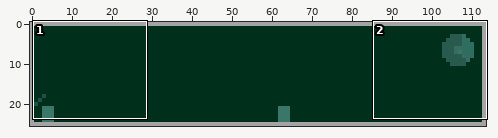
Pixel-art file, stored at public/assets/menu_assets/main_menu/buttons/appraiserButton(1).aseprite. Above: a wide view before the commit, with the close-up outlined.
Close-up. Before the commit:
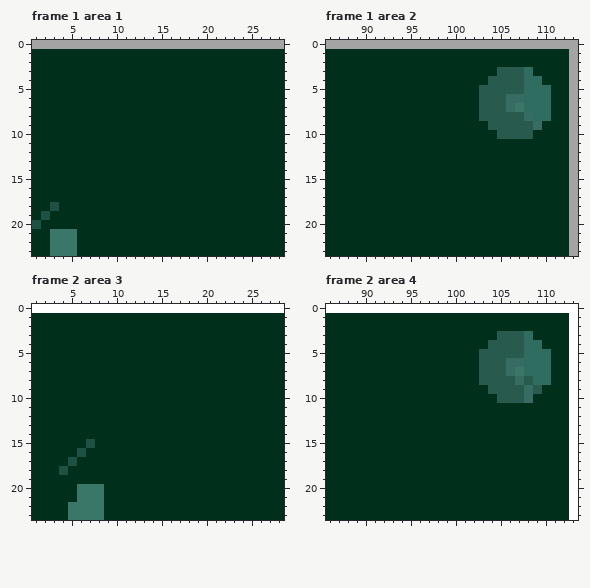
114x26 pixels, 14 frames. Colours within 5 levels of each other are drawn and written as one. Shown: frame 1 area 1: x 1..28, y 0..23; frame 1 area 2: x 86..113, y 0..23; frame 2 area 3: x 1..28, y 0..23; frame 2 area 4: x 86..113, y 0..23. The commit also changed other frames or places, which this record leaves out.
The result:
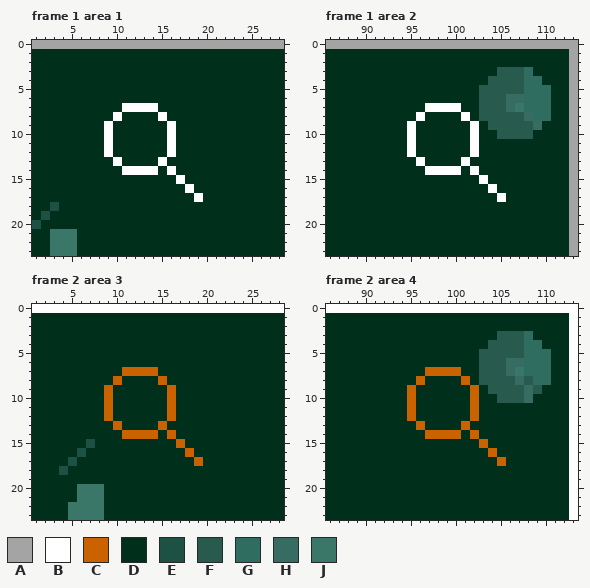
Palette (. is transparent): A #a4a4a4  B #ffffff  C #cb6200  D #002f1c  E #1c5143  F #285b4e  G #2f6d61  H #376c62  J #3b7768
From old to new:
layer "Hover Icon" added
Frame 1 area 1, layer "Hover Icon":
Colour B replaces colour D in row 7 at x 11 to 14; in row 8 at x 10 and 15; in rows 9 to 12 at x 9 and 16; in row 13 at x 10 and 15; in row 14 at x 11 to 14 and 16; in row 15 at x 17.
Colour B replaces colour D in row 16 at x 18; in row 17 at x 19.
Frame 1 area 2, layer "Hover Icon":
Colour B replaces colour D in row 7 at x 97 to 100; in row 8 at x 96 and 101; in rows 9 to 12 at x 95 and 102; in row 13 at x 96 and 101; in row 14 at x 97 to 100 and 102; in row 15 at x 103.
Colour B replaces colour D in row 16 at x 104; in row 17 at x 105.
Frame 2 area 3, layer "Hover Icon":
Colour C replaces colour D in row 7 at x 11 to 14; in row 8 at x 10 and 15; in rows 9 to 12 at x 9 and 16; in row 13 at x 10 and 15; in row 14 at x 11 to 14 and 16; in row 15 at x 17.
Colour C replaces colour D in row 16 at x 18; in row 17 at x 19.
Frame 2 area 4, layer "Hover Icon":
Colour C replaces colour D in row 7 at x 97 to 100; in row 8 at x 96 and 101; in rows 9 to 12 at x 95 and 102; in row 13 at x 96 and 101; in row 14 at x 97 to 100 and 102; in row 15 at x 103.
Colour C replaces colour D in row 16 at x 104; in row 17 at x 105.
Where, in picture pixels (left, top, right, bottom), the same in both close-ups:
changed: (104, 103, 203, 202)
changed: (407, 103, 506, 202)
changed: (104, 367, 203, 466)
changed: (407, 367, 506, 466)
